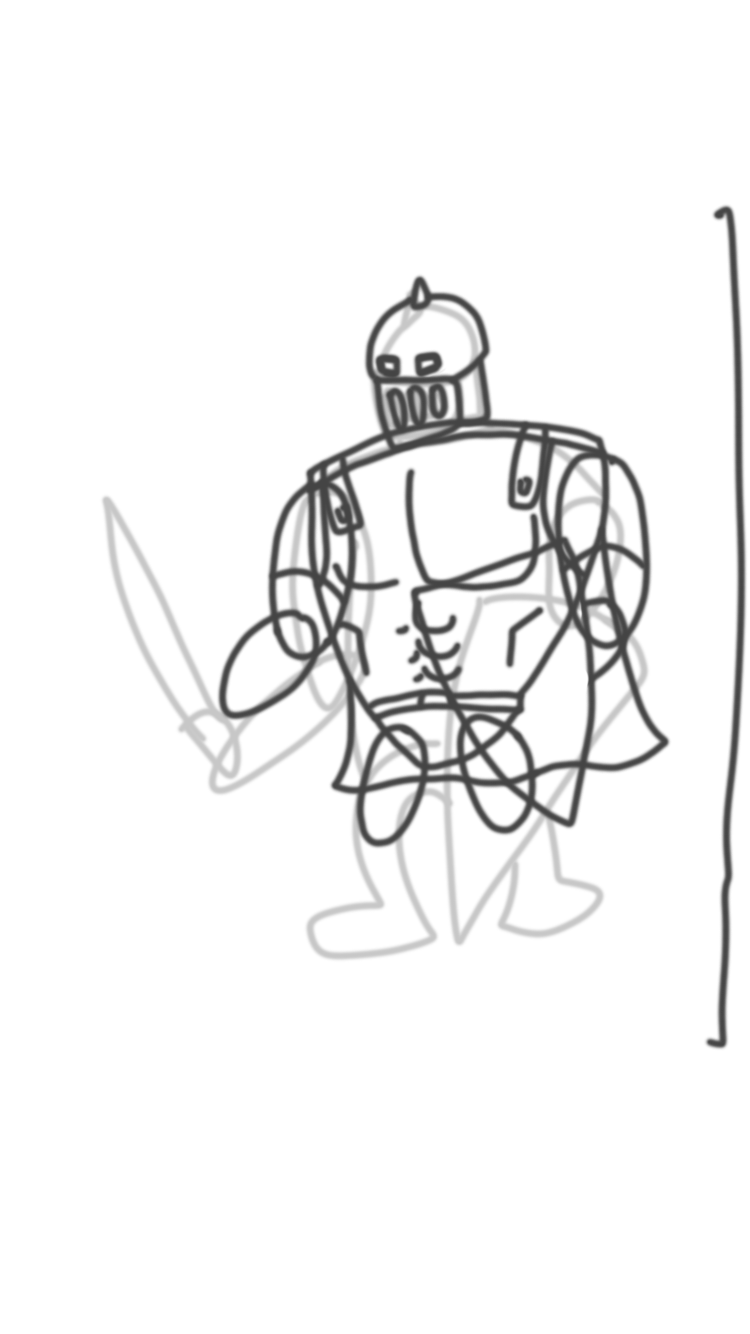
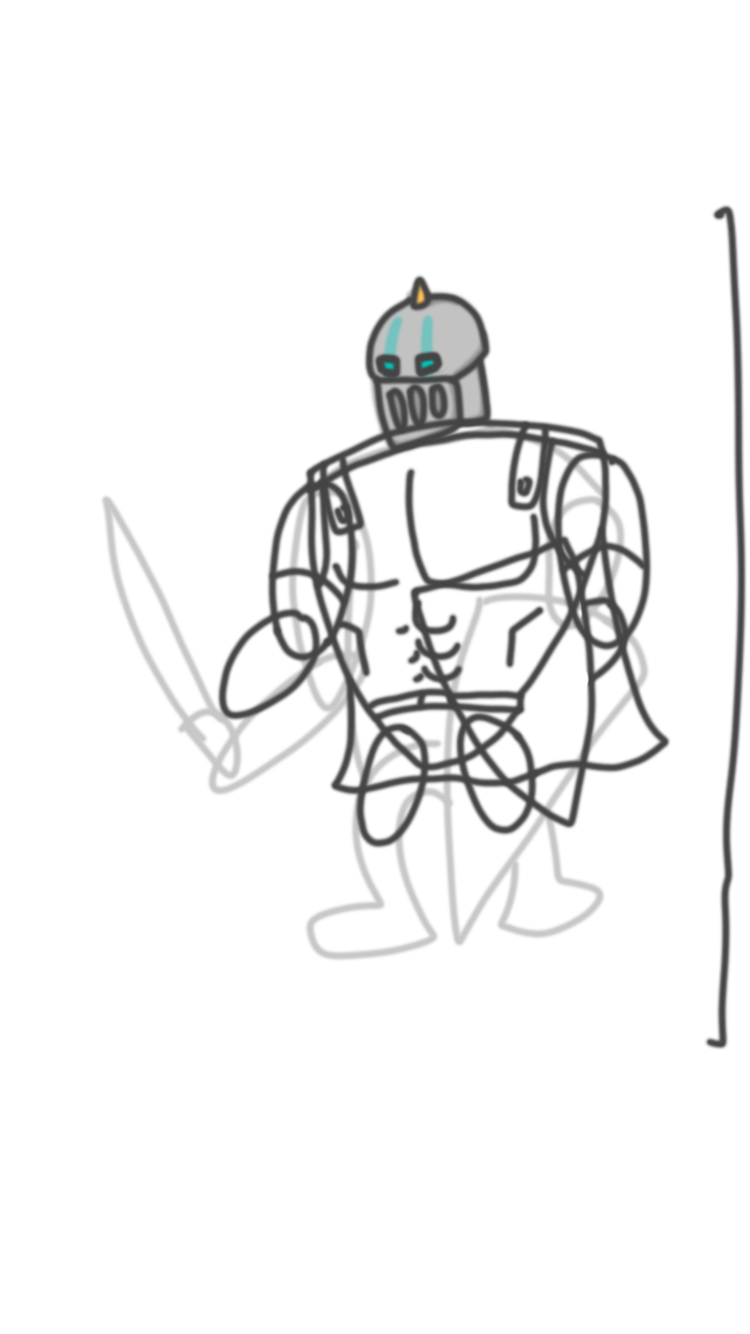
Comparing the layer stacks of the two w=750, h=1334 images. Changes:
added layer "head_color" above "sketch 1" over [365, 283, 491, 455]
